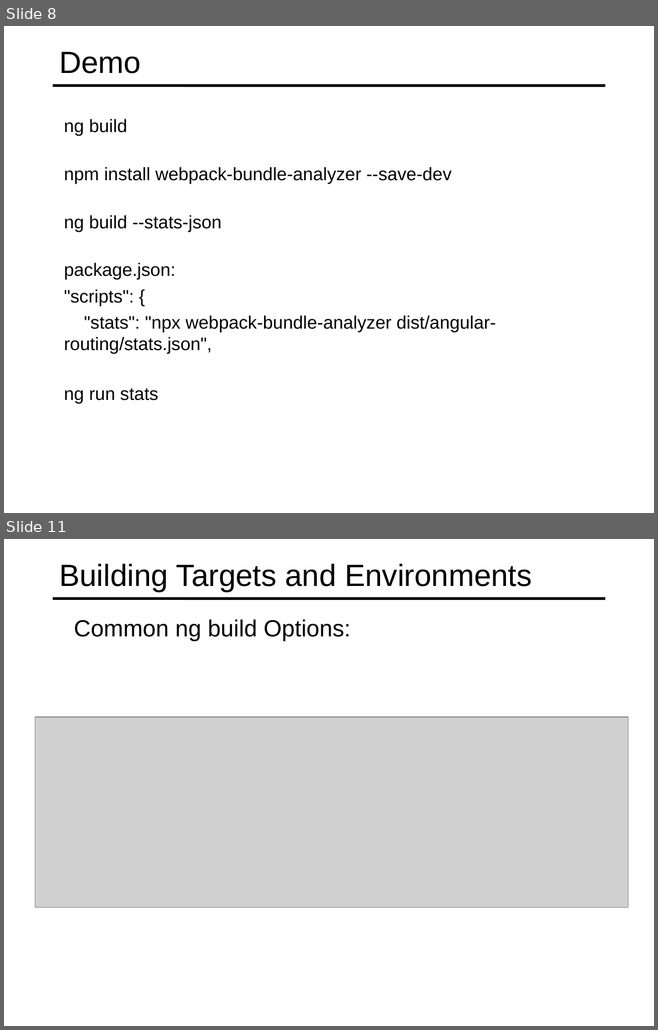
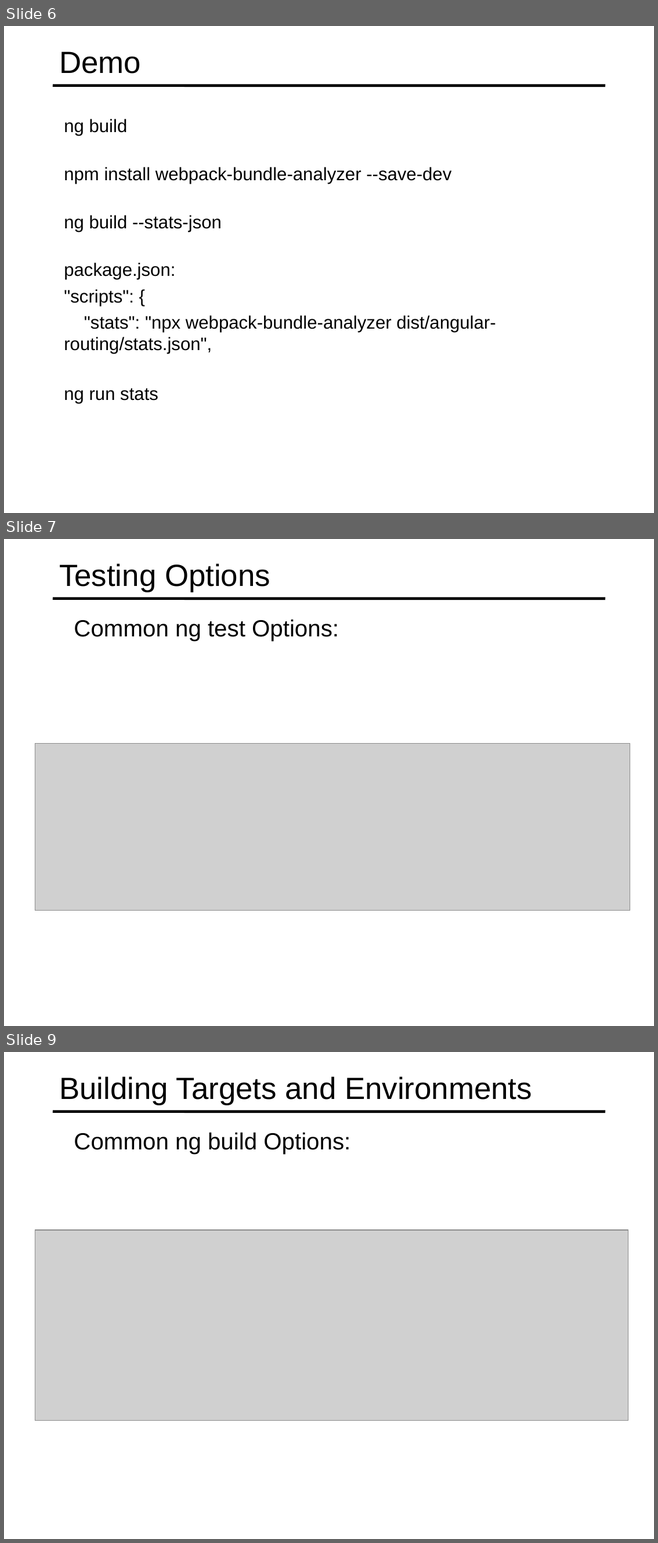
Before and after one commit to specter01wj/Jago_Link_Training, a slide deck: Angular/Angular7/Angular CLI/7.Running Unit and End to End Tests/L7_Running Unit and End to End Tests.ppt. Shown one above the other, each under a label of ours: slides 8 and 11 before the commit, slides 6, 7 and 9 after it; the slides between them are not shown. The pictures are 658x1030 and 658x1543 pixels, drawn with LibreOffice and Linux fonts; fonts in the diff are those of the drawing; grey boxes stand for pictures. Boxes give left, top, right and bottom in pixels: in the first picture for what was removed or moved away, otherwise in the second. Text is boxed around its words. In the diff, an @@ line names an element or a change of style, - is before the commit and + after.

```diff
--- a/Angular/Angular7/Angular CLI/7.Running Unit and End to End Tests/L7_Running Unit and End to End Tests.ppt
+++ b/Angular/Angular7/Angular CLI/7.Running Unit and End to End Tests/L7_Running Unit and End to End Tests.ppt
@@ slide 7 added at (4, 539, 654, 1026), background #FFFFFF; not listed: 1 template element that a slide beside it also shows @@
@@ title added at (59, 563, 270, 592), 34 pt, text #000000 @@
+Testing Options
@@ text added at (74, 619, 339, 641), 25.9 pt, text #000000 @@
+  Common ng test Options:
@@ picture added at (35, 744, 630, 911) @@
@@ what was slide 8 is now slide 6 @@
@@ what was slide 11 is now slide 9 @@
```
Also in this commit, not shown: 2 slides changed, 2 other slides added, 5 slides removed.
